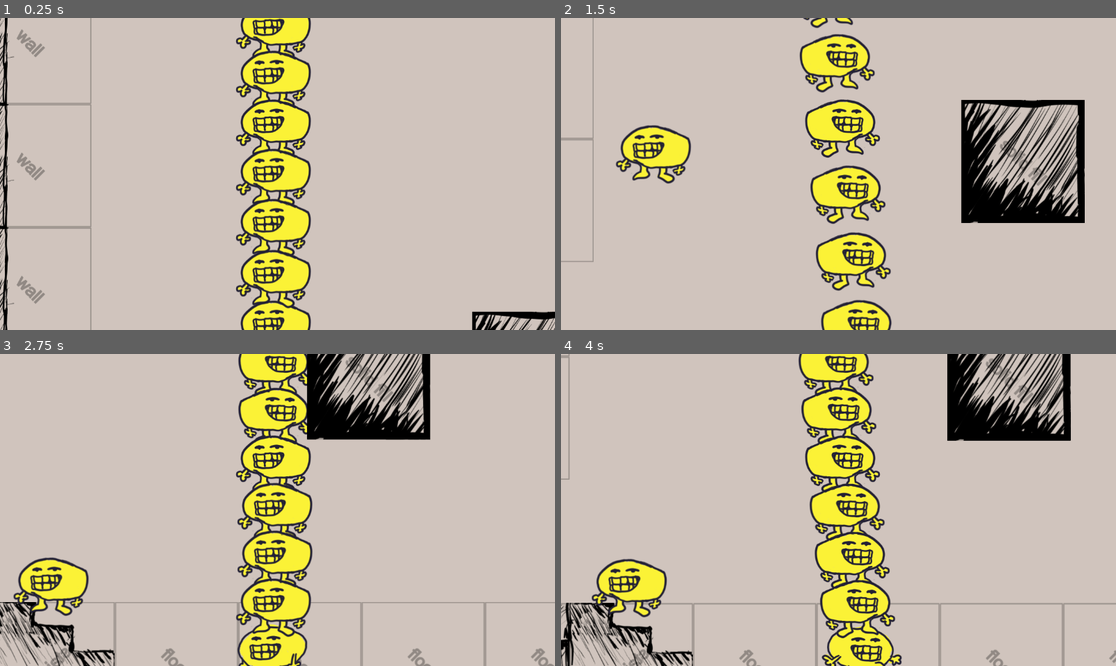
Above: before the commit, frames 1-4 (two rows, left to right).
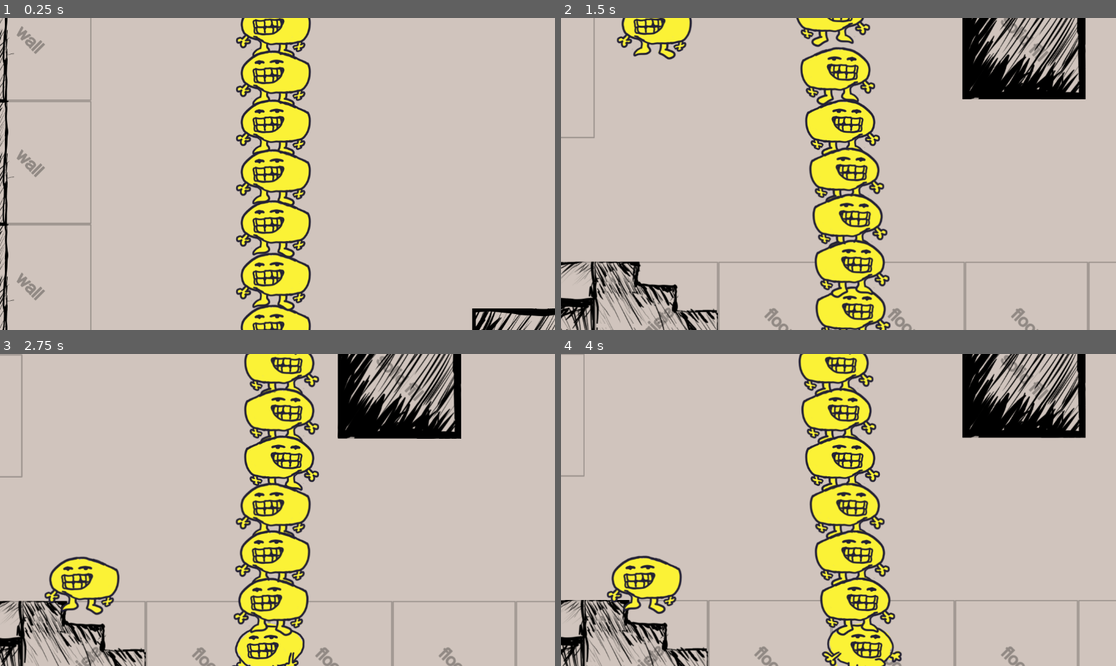
Above: after the commit, the same moments.

Repository: JCoMcL/gourt-game
Game: Godot game, scene res://level/office-level.tscn
The game is run twice, just before and just after one commit, with the same random seed, the same clock (stepped at 60 frames per second) and the same inputs.
Inputs (mouse positions are in pixels of both pictures, inside the frame that each line leads up to):
- Up to frame 1 (0.25 s): no input
- Up to frame 2 (1.5 s): move the mouse to (960, 158) at 0.52 s; hold Right (go right) 0.53-1.25 s; hold Right mouse button (probe) 0.53-1.25 s; click (960, 158) at 0.67 s; drag from (727, 189) to (810, 236) at 1.27 s
- Up to frame 3 (2.75 s): move the mouse to (333, 441) at 2.02 s; hold Left (go left) from 2.03 s (still down); hold Space (slomo) from 2.03 s (still down); right-click (333, 441) at 2.3 s
- Up to frame 4 (4 s): release Left (go left) at 2.75 s; release Space (slomo) at 2.75 s; drag from (810, 572) to (672, 463) at 2.77 s; move the mouse to (1005, 556) at 3.52 s; hold Right (go right) from 3.53 s (still down); hold Right mouse button (probe) from 3.53 s (still down)

The runs differ from the first frame. In frame 1, 5.7% of the frame differs, in the area x 0-100%, y 0-100%; in frame 2, 25%; in frame 3, 18%; in frame 4, 15%.

Commit message:
remove some unnused code, move things around a bit, and make forces a much more inspectable process. Also apply gravity unconditionally which results in more physically accurate behaviour. Still bugs to sort out with the elastic stack

Diff:
--- a/gourts/gourt.gd
+++ b/gourts/gourt.gd
@@ -6,9 +6,12 @@
 @export var head_friend: CharacterBody2D
 @export var foot_friend: CharacterBody2D
 
-@export var debug_mode = false
-func debug_print(s):
-	if debug_mode: print(s)
+@export_category("motion")
+@export var walk_speed = 200
+@export var walk_accel = 20
+@export var snap_distance = 120
+@export var stack_elasticity = 0.5 #FIXME: setting this above 0.5 results in infinte-energy.
+
 
 var rng = RandomNumberGenerator.new()
 func triangular_distribution(lower: float = -1.0, upper: float = 1.0) -> float:
@@ -19,7 +22,8 @@
 		"My Head Friend: %s" % head_friend.name if head_friend else "",
 		"My Foot Friend: %s" % foot_friend.name if foot_friend else "",
 		"Am at {0} local, {1} global".format([position, global_position]),
-		"I would like to be at %s" % Gourtilities.global_perch_position(foot_friend) if foot_friend else ""
+		"I would like to be at %s" % Gourtilities.global_perch_position(foot_friend) if foot_friend else "",
+		"Forces:\n%s" % forces.map(func(f): return f._string()).reduce(func(acc, s): return "%s\n%s" % [acc, s]) if forces else ""
 	] + lines)
 
 func flip() -> void:
@@ -33,17 +37,14 @@
 		flip()
 		facing = d
 
-func offset_to(body: Node2D) -> Vector2:
-	return body.global_position - global_position
-
 func break_stack(impulse_scale: int = 1) -> void:
 	if foot_friend:
 		foot_friend.head_friend = null
 		foot_friend = null
-	velocity += Vector2(
+	apply_force(Vector2(
 		triangular_distribution(-2, 2),
 		triangular_distribution(-1, -2)
-	) * impulse_scale
+	) * impulse_scale, "breaksplosion")
 
 func snap_force(initial:Vector2, direction:Vector2, delta:float, snappiness:float = 600, sharpness:float = 0.3) -> Vector2:
 	return initial.move_toward(direction * sharpness / delta, snappiness) - initial #TODO refactor
@@ -80,7 +81,6 @@
 		head_friend.foot_friend = null
 		head_friend = null
 
-
 func yeetonate():
 	velocity = Vector2(triangular_distribution() * 320, triangular_distribution(-2,-3) * 20)
 	if head_friend:
@@ -92,26 +92,21 @@
 func command(c: Commands) -> void:
 	if foot_friend:
 		foot_friend.command(c)
+		walk_target = 0
 	else:
-		walk_target = c.walk * 200
+		walk_target = c.walk * walk_speed
 
-func _process(delta: float) -> void:
-	set_facing(Direction.get_x( velocity.x if foot_friend else walk_target, 10))
-	if walk_target != 0:
-		$Body.play("transportative")
-	else:
-		$Body.play("idleative")
-
-func scan_for_perch(distance: float = 120):
+func scan_for_perch(distance: float = snap_distance): #FIXME, this only finds one match, so fails with overlapping gourts. Perhaps intersect_point would be better?
 	var result = get_world_2d().direct_space_state.intersect_ray(
 		PhysicsRayQueryParameters2D.create(
 			global_position,
 			global_position + Vector2.DOWN * distance)
 	)
 	if result and result.collider is Gourt and not result.collider.head_friend: #BM1
+		identify(["just stacked to %s" % result.collider.name])
 		Gourtilities.stack(self, result.collider)
 
-#var special_layer = ProjectSettings.get_setting("layer_names/2d_physics/special solid")
+#var special_layer = ProjectSettings.get_setting("layer_names/2d_physics/special solid") todo
 const special_layer = 4
 func is_special_collision(k: KinematicCollision2D) -> bool:
 	return PhysicsServer2D.body_get_collision_layer( k.get_collider_rid() ) & special_layer
@@ -124,37 +119,51 @@
 		if k.get_collider() is RigidBody2D:
 			k.get_collider().apply_force(k.get_remainder() * 100, k.get_position() - k.get_collider().global_position )
 
+class Force:
+	var value: Vector2
+	var name: String
+	func _init(f, s=""):
+		value=f
+		name= s if s else "unknown"
+
+	func _string():
+		return "%s: %.2v" % [name, value]
+
 var forces = []
-func apply_force(force: Vector2):
-	forces.append(force)
-
-func apply_force_recursive_downwards(force: Vector2, factor:float):
-	force *= factor
-	apply_force(force)
-	if foot_friend:
-		foot_friend.apply_force_recursive_downwards(force, factor)
+func apply_force(force: Vector2, label=""):
+	forces.append(Force.new(force, label))
 
 func _physics_process(delta: float) -> void:
+	apply_force(get_gravity() * delta, "gravity")
+
 	if foot_friend:
 		var target_offset = Gourtilities.global_perch_position(foot_friend) - global_position
-		if target_offset.length() > (80):
+		var f = snap_force(velocity, target_offset, delta / Engine.time_scale);
+		if target_offset.length() > snap_distance:
+			apply_force(-f,"rebound")
+			foot_friend.apply_force(f * stack_elasticity, "snapback")
 			break_stack()
+			identify([f])
 		else:
-			var f = snap_force(velocity, target_offset, delta / Engine.time_scale);
-			apply_force(f)
-			foot_friend.apply_force(f * -0.5)
-	else:
+			apply_force(f, "snap")
+			foot_friend.apply_force(-f * stack_elasticity, "elastic")
+
+	elif velocity.y > 0:
 		scan_for_perch()
 
 	if walk_target != 0 || is_on_floor(): #this check prevents unwanted drag on airborne guorts
-		velocity.x = move_toward(velocity.x, walk_target, 20)
+		velocity.x = move_toward(velocity.x, walk_target, walk_accel)
 
 	for f in forces:
-		velocity += f
+		velocity += f.value
 	forces = []
-	if !is_on_floor() && !foot_friend:
-		velocity += get_gravity() * delta
-
 
 	move_and_slide()
 	check_collision()
+
+func _process(delta: float) -> void:
+	set_facing(Direction.get_x( velocity.x if foot_friend else walk_target, 10))
+	if walk_target != 0:
+		$Body.play("transportative")
+	else:
+		$Body.play("idleative")
